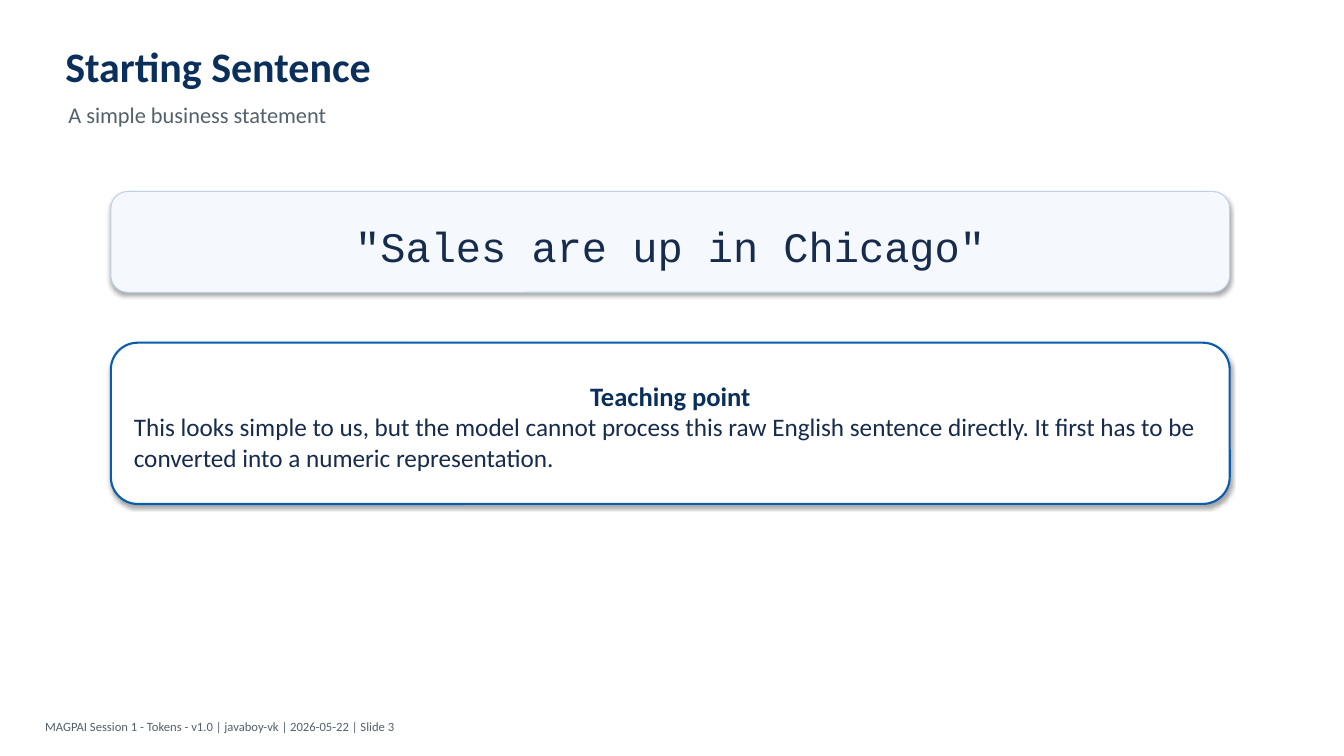
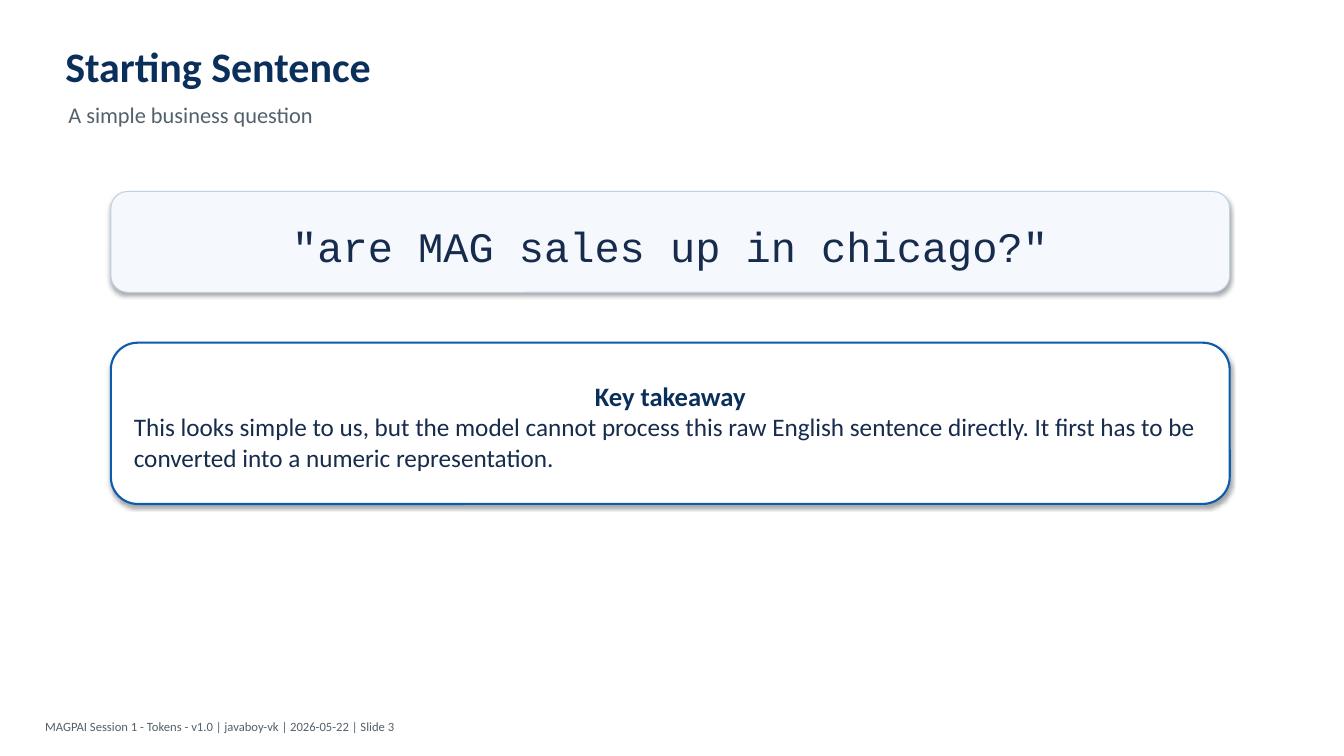
Before and after one commit to javaboy-vk/MAGPAI, a slide deck: slide 4 of pptx/Session_01_Tokens_v1.0.pptx. Drawn at 1344x756 pixels with LibreOffice and Linux fonts; fonts in the diff are those of the drawing. Boxes give left, top, right and bottom in pixels: in the first picture for what was removed or moved away, otherwise in the second. Text is boxed around its words. In the diff, an @@ line names an element or a change of style, - is before the commit and + after.

```diff
--- a/pptx/Session_01_Tokens_v1.0.pptx
+++ b/pptx/Session_01_Tokens_v1.0.pptx
@@ text at box(68, 107, 313, 127): text changed @@
-A simple business statement
+A simple business question
@@ text in rounded rectangle at box(292, 231, 1048, 271): text changed @@
-"Sales are up in Chicago"
+"are MAG sales up in chicago?"
@@ text in rounded rectangle at box(595, 387, 746, 411): text changed @@
-Teaching point
+Key takeaway
```
Also in this commit, not shown: 8 other slides changed, 6 slides added, 24 other files.
